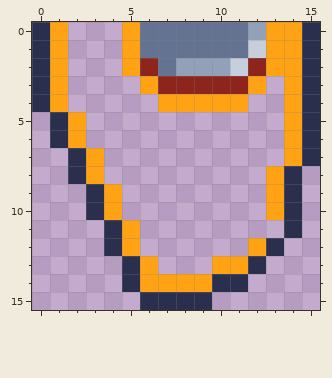
A pixel-art sprite gets an edit: core/assets/sprites_split/biome-gen-lavaedge ESW.png. Above: the version before the commit.
The file is 16x16 pixels.
Now the later version:
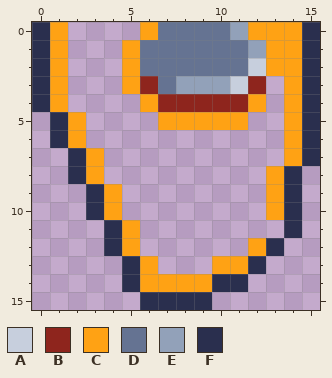
Palette (. is transparent): A #c7cfdd  B #8e251d  C #ffa214  D #657392  E #92a1b9  F #2a2f4e
Edits made:
{"y":0,"x":5,"old":"CD","new":".C"}
{"y":0,"x":11,"old":"DE","new":"EC"}
{"y":1,"x":12,"old":"A","new":"E"}
{"y":2,"x":6,"old":"B","new":"D"}
{"y":2,"x":8,"old":"EEEAB","new":"DDDDA"}
{"y":3,"x":5,"old":".CBBBBBC","new":"CBDEEEAB"}
{"y":4,"x":6,"old":".CCCCC.","new":"CBBBBBC"}
{"y":5,"x":7,"old":".....","new":"CCCCC"}
{"label":"changed","picture_box":[122,22,266,130]}
